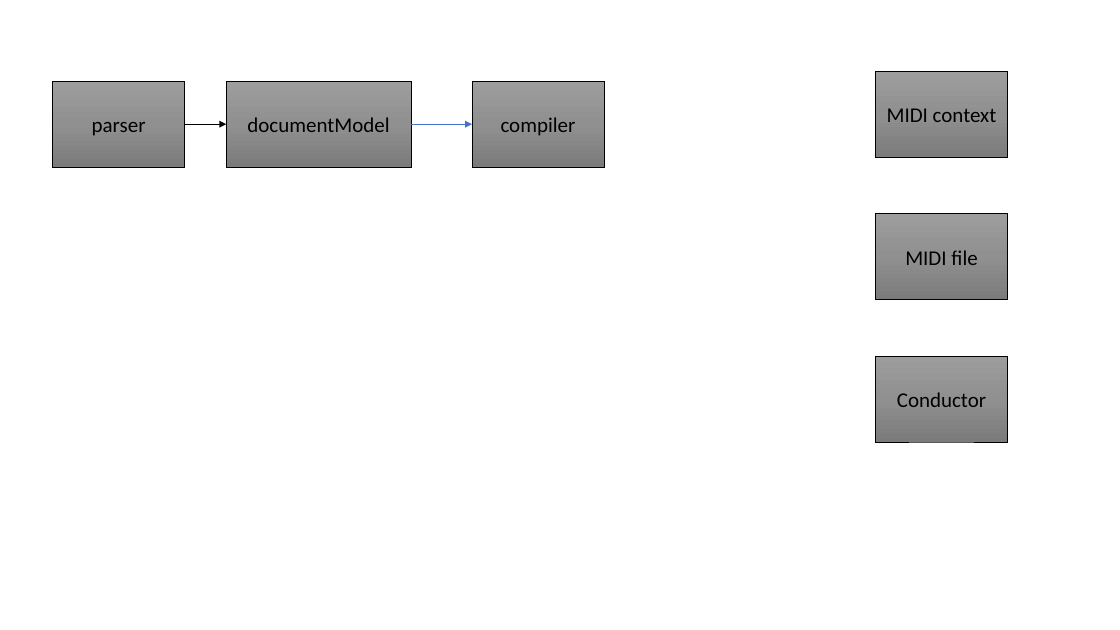
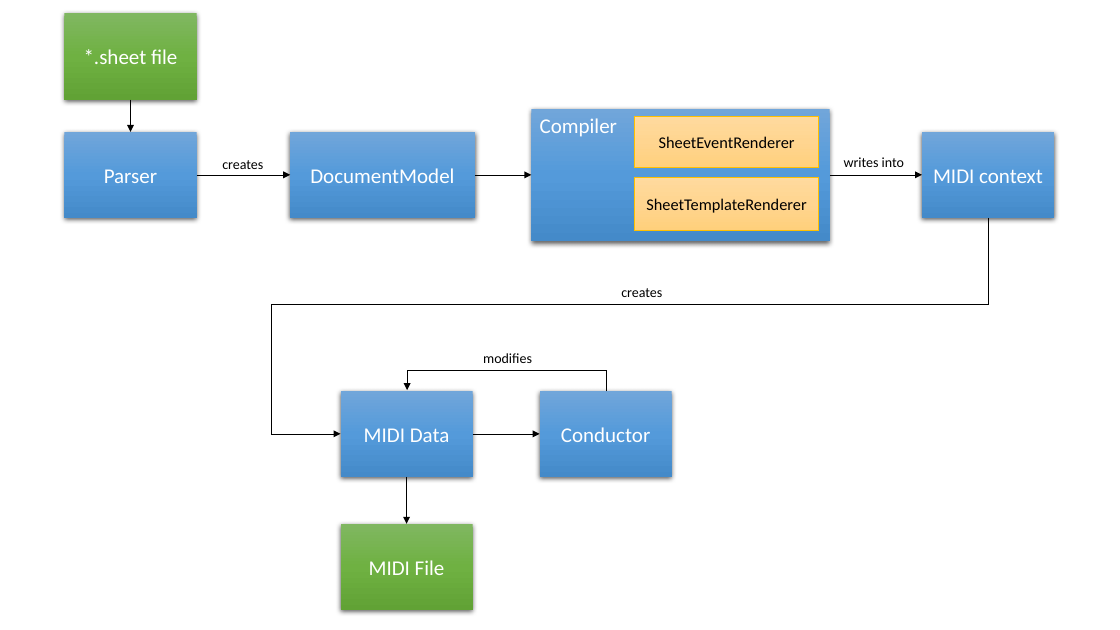
Before and after one commit to werckme/werckmeister, a slide deck: slide 1 of assets/architecture.pptx. Drawn at 1120x630 pixels with LibreOffice and Linux fonts; fonts in the diff are those of the drawing. Boxes give left, top, right and bottom in pixels: in the first picture for what was removed or moved away, otherwise in the second. Text is boxed around its words. In the diff, an @@ line names an element or a change of style, - is before the commit and + after.

```diff
--- a/assets/architecture.pptx
+++ b/assets/architecture.pptx
@@ rectangle added at [65, 13, 197, 100], fill gradient #81B861 to #6FB242 to #62A336, 18 pt, text #FFFFFF @@
+*.sheet file
@@ arrow added from (130, 100) to (130, 132), #000000 0.5 pt @@
@@ rectangle "Compiler": place and size @@
-rectangle "Compiler" at [472, 82, 604, 168]
+rectangle "Compiler" at [532, 108, 830, 241]
@@ rectangle "Compiler" at [532, 108, 830, 241]: vertical alignment middle to top; fill gradient #9D9D9D to #909090 to #7C7C7C to gradient #71A6DB to #559BDB to #448ACA; outline #000000 0.5 pt to none; shadow on @@
@@ text in rectangle at [540, 118, 617, 137]: text changed; text colour #000000 to #FFFFFF @@
-compiler
+Compiler
@@ rectangle added at [635, 117, 819, 168], fill gradient #FFDB9E to #FFD590 to #FFD07C, outline #FFC000 0.5 pt, 14 pt, text #000000 @@
+SheetEventRenderer
@@ rectangle "Parser": place and size @@
-rectangle "Parser" at [53, 82, 185, 168]
+rectangle "Parser" at [65, 132, 197, 218]
@@ rectangle "DocumentModel": place and size @@
-rectangle "DocumentModel" at [226, 82, 411, 168]
+rectangle "DocumentModel" at [290, 132, 475, 218]
@@ rectangle "MIDI context": place and size @@
-rectangle "MIDI context" at [875, 71, 1007, 158]
+rectangle "MIDI context" at [923, 132, 1054, 218]
@@ rectangle "MIDI context" at [923, 132, 1054, 218]: text colour #000000 to #FFFFFF; fill gradient #9D9D9D to #909090 to #7C7C7C to gradient #71A6DB to #559BDB to #448ACA; outline #000000 0.5 pt to none; shadow on @@
@@ text in rectangle at [104, 169, 157, 183]: text changed; text colour #000000 to #FFFFFF @@
-parser
+Parser
@@ arrow moved from (185, 124) - (226, 124) to (197, 175) - (290, 175) @@
@@ text added at [222, 160, 263, 169], 12 pt, text #000000 @@
+creates
@@ text in rectangle at [310, 168, 454, 183]: text changed; text colour #000000 to #FFFFFF @@
-documentModel
+DocumentModel
@@ arrow moved from (411, 124) - (472, 124) to (475, 175) - (532, 175) @@
@@ arrow (475, 175) - (532, 175): stroke #4472C4 0.5 pt to #000000 0.5 pt @@
@@ rectangle added at [635, 177, 819, 230], fill gradient #FFDB9E to #FFD590 to #FFD07C, outline #FFC000 0.5 pt, 14 pt, text #000000 @@
+SheetTemplateRenderer
@@ arrow added from (830, 175) to (923, 175), #000000 0.5 pt @@
@@ text added at [844, 157, 904, 167], 12 pt, text #000000 @@
+writes into
@@ elbow arrow added from (988, 218) to (340, 434), #000000 0.5 pt @@
@@ text added at [621, 288, 662, 297], 12 pt, text #000000 @@
+creates
@@ text added at [483, 353, 532, 363], 12 pt, text #000000 @@
+modifies
@@ elbow arrow added from (607, 392) to (408, 391), #000000 0.5 pt @@
@@ fill gradient #9D9D9D to #909090 to #7C7C7C to gradient #71A6DB to #559BDB to #448ACA; outline #000000 0.5 pt to none; shadow on in 3 elements at [65, 132, 197, 218], [290, 132, 475, 218], [340, 391, 472, 477] @@
@@ rectangle "MIDI Data": place and size @@
-rectangle "MIDI Data" at [875, 213, 1007, 300]
+rectangle "MIDI Data" at [340, 391, 472, 477]
@@ rectangle "Conductor" at [539, 391, 671, 477]: text colour #000000 to #FFFFFF; fill gradient #9D9D9D to #909090 to #7C7C7C to gradient #71A6DB to #559BDB to #448ACA; outline #000000 0.5 pt to none; shadow on @@
@@ rectangle "Conductor": place and size @@
-rectangle "Conductor" at [875, 356, 1007, 443]
+rectangle "Conductor" at [539, 391, 671, 477]
@@ text in rectangle at [364, 428, 450, 442]: text changed; text colour #000000 to #FFFFFF @@
-MIDI file
+MIDI Data
@@ arrow added from (473, 434) to (539, 434), #000000 0.5 pt @@
@@ arrow added from (407, 477) to (407, 524), #000000 0.5 pt @@
@@ rectangle added at [340, 524, 472, 611], fill gradient #81B861 to #6FB242 to #62A336, 18 pt, text #FFFFFF @@
+MIDI File
```
Also in this commit, not shown: 1 other file.
